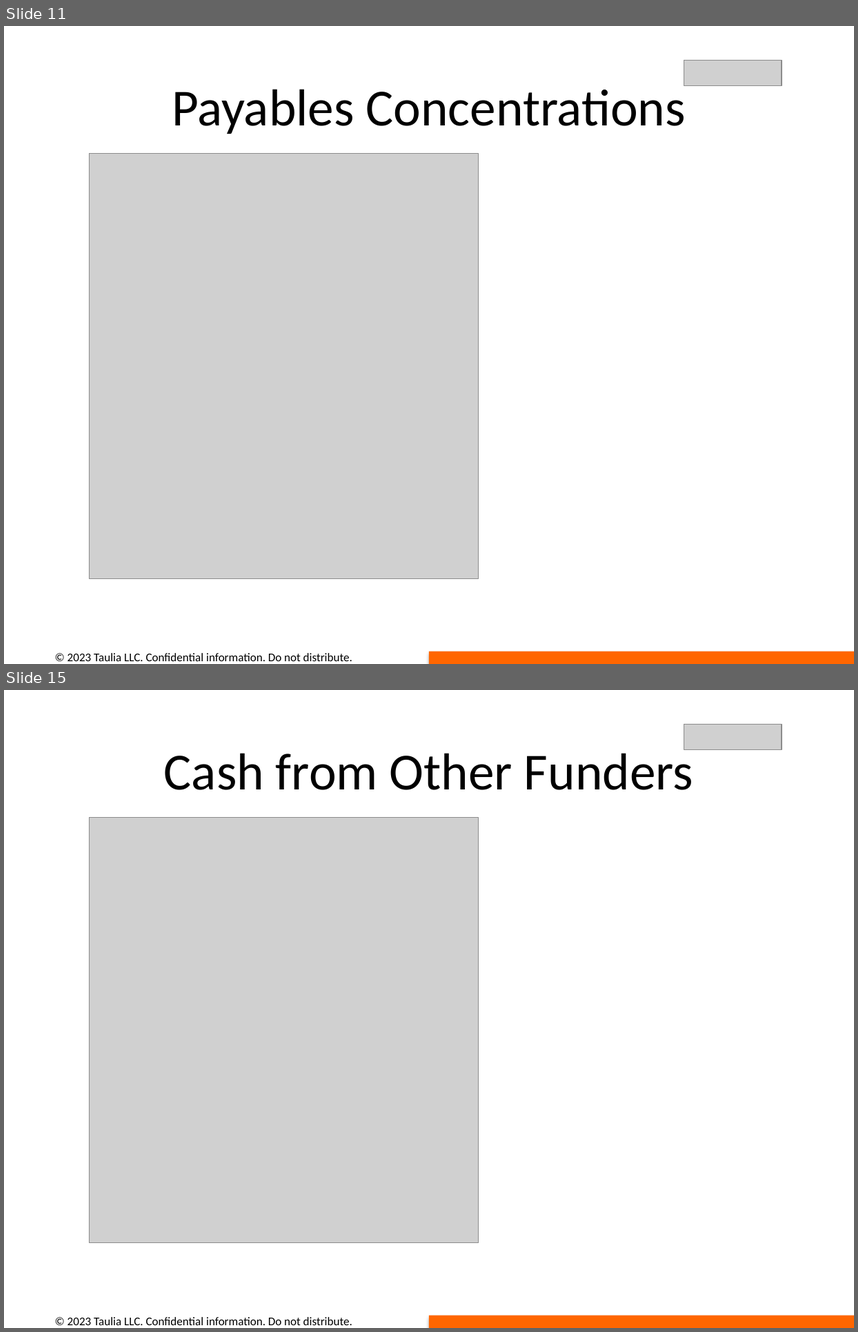
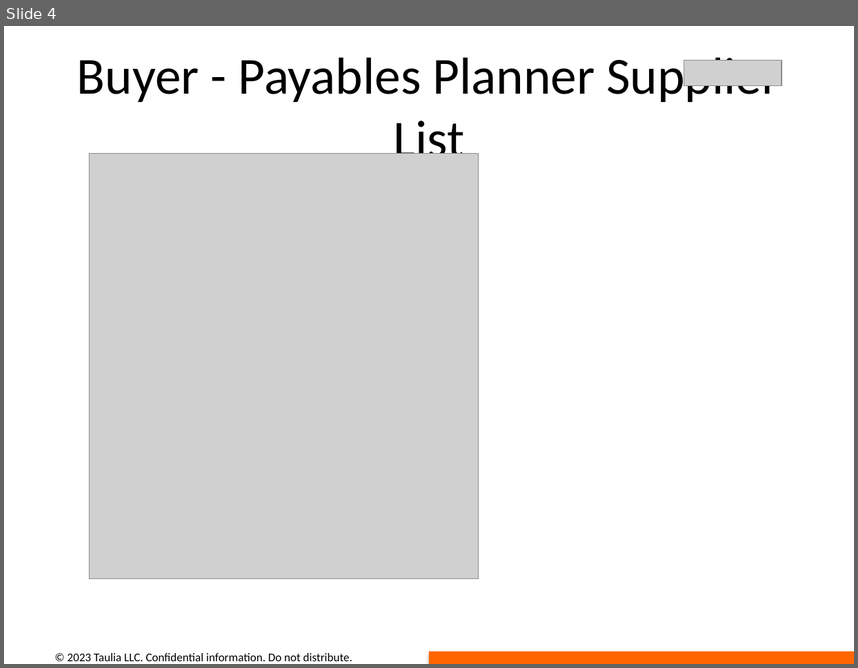
Before and after one commit to dimitarivanov-taulia/opportunity_deck_automation, a slide deck: presentations/output_presentation.pptx. Shown one above the other, each under a label of ours: slides 11 and 15 before the commit, slide 4 after it; the slides between them are not shown. The pictures are 858x1332 and 858x668 pixels, drawn with LibreOffice and Linux fonts; fonts in the diff are those of the drawing; grey boxes stand for pictures. Boxes give left, top, right and bottom in pixels: in the first picture for what was removed or moved away, otherwise in the second. Text is boxed around its words. In the diff, an @@ line names an element or a change of style, - is before the commit and + after.

```diff
--- a/presentations/output_presentation.pptx
+++ b/presentations/output_presentation.pptx
@@ slide 15 removed at (4,690,854,1328), background #FFFFFF @@
@@ picture removed at (684,724,782,749) @@
@@ title removed at (164,746,693,790) @@
-Cash from Other Funders
@@ picture removed at (89,818,478,1243) @@
@@ text removed at (67,1317,352,1325) @@
-© 2023 Taulia LLC. Confidential information. Do not distribute.
@@ rectangle removed at (429,1315,854,1328) @@
@@ what was slide 11 is now slide 4 @@
@@ slide 4 changed as well @@
@@ title at (77,57,780,169): text changed @@
-Payables Concentrations
+Buyer - Payables Planner Supplier List
```
Also in this commit, not shown: 4 other slides changed, 12 other slides removed, 26 other files.
